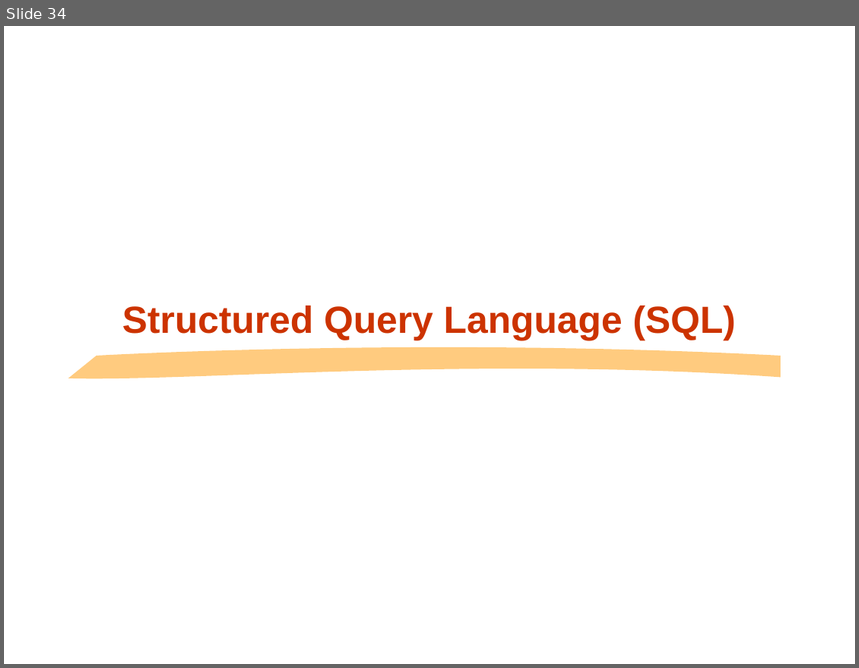
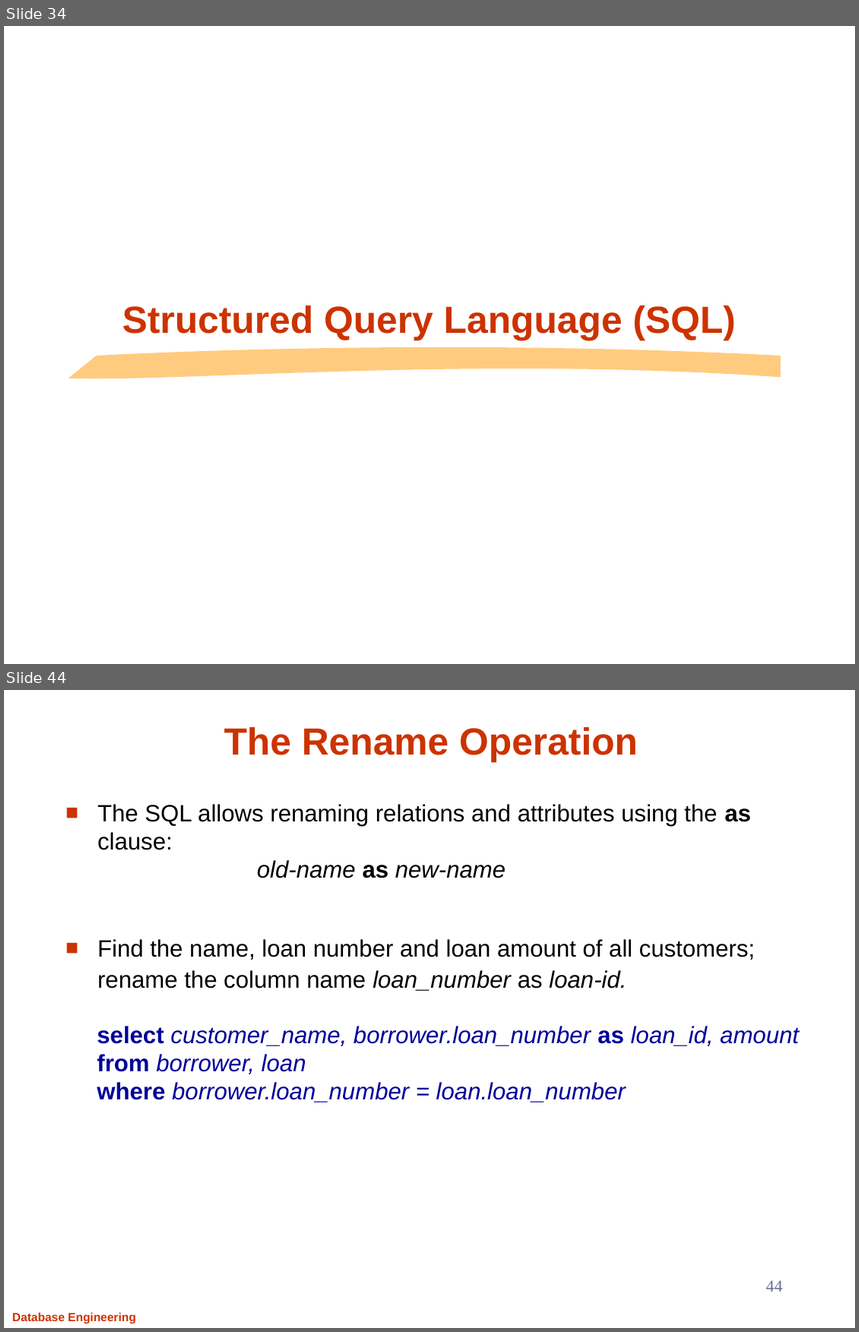
Before and after one commit to Aashishsharma/Learnings, a slide deck: RDBMS/DB.pptx. Shown one above the other, each under a label of ours: slide 34 before the commit, slides 34 and 44 after it; the slides between them are not shown. The pictures are 859x668 and 859x1332 pixels, drawn with LibreOffice and Linux fonts; fonts in the diff are those of the drawing; background and template pictures are left out. Boxes give left, top, right and bottom in pixels: in the first picture for what was removed or moved away, otherwise in the second. Text is boxed around its words. In the diff, an @@ line names an element or a change of style, - is before the commit and + after.

```diff
--- a/RDBMS/DB.pptx
+++ b/RDBMS/DB.pptx
@@ slide 44 added at (x1=4, y1=690, x2=855, y2=1328), background #FFFFFF @@
@@ title added at (x1=224, y1=727, x2=638, y2=763), 32 pt, text #CC3300, bold @@
+The Rename Operation
@@ text added at (x1=97, y1=804, x2=755, y2=991), 20 pt, text #000000 @@
+■ The SQL allows renaming relations and attributes using the as clause:
+  old-name as new-name
+■ Find the name, loan number and loan amount of all customers; rename the column name loan_number as loan-id.
@@ text added at (x1=97, y1=1026, x2=799, y2=1103), 20 pt, text #000099, italic @@
+select customer_name, borrower.loan_number as loan_id, amount
+from borrower, loan
+where borrower.loan_number = loan.loan_number
@@ page number added at (x1=766, y1=1281, x2=783, y2=1292), 14 pt, text #666699 @@
+44
@@ text added at (x1=12, y1=1312, x2=136, y2=1324), 10 pt, text #CC3300, bold @@
+Database Engineering
```
Also in this commit, not shown: 66 other slides added, 1 other file.
